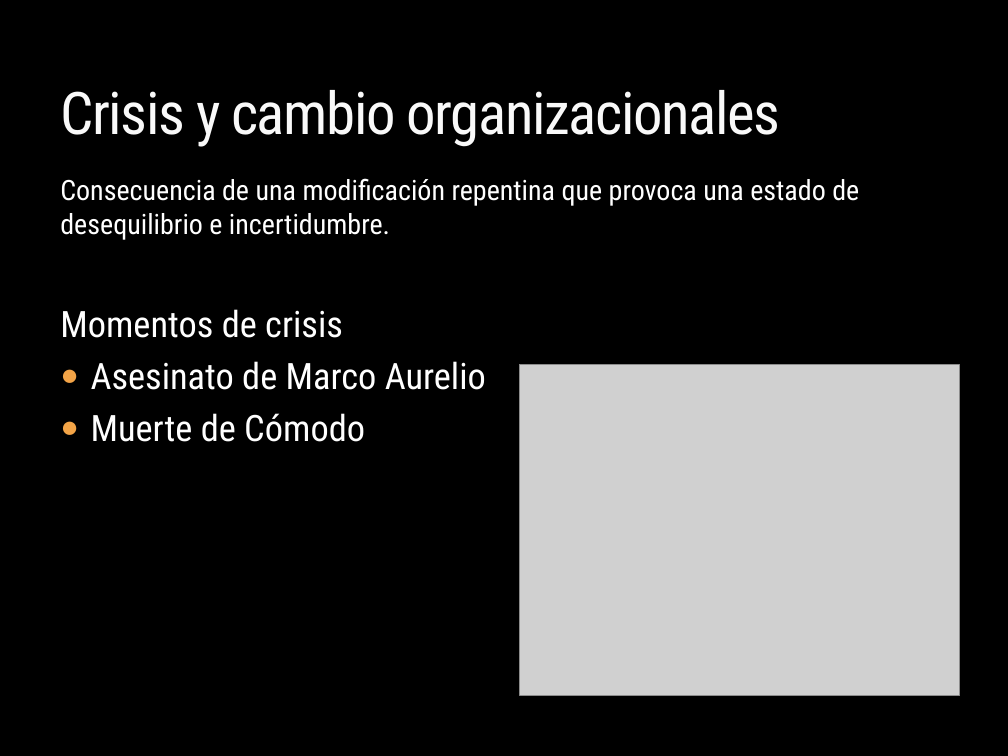
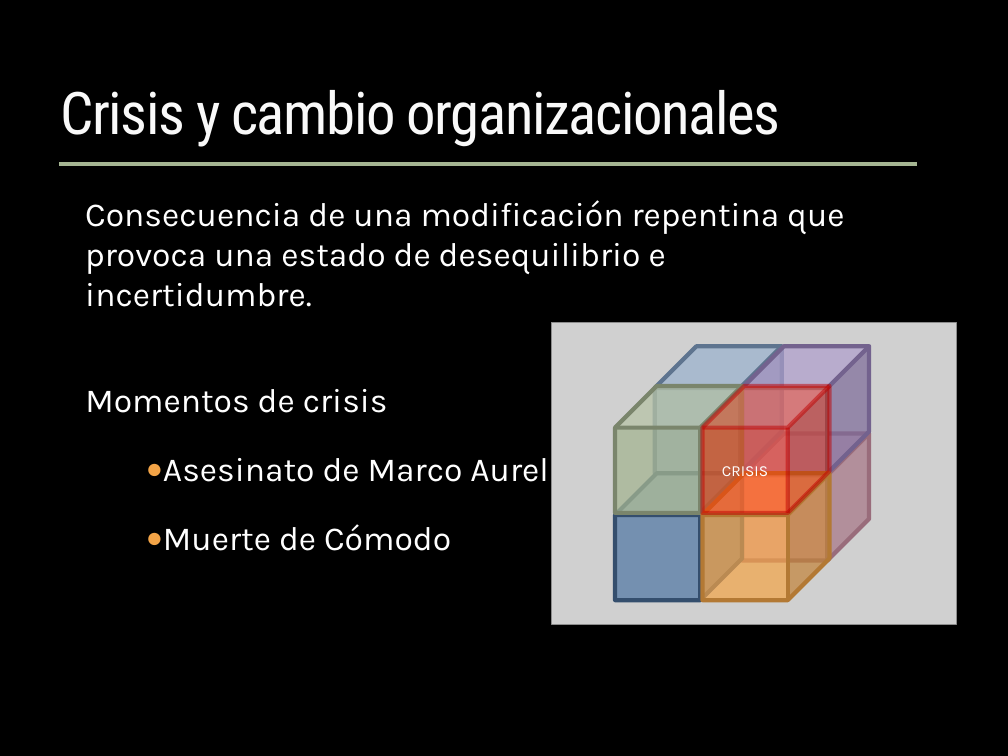
Before and after one commit to carlamadeo/proyectosfacultad, a slide deck: slide 11 of Administracion Gerencial/TP - Gladiator.pptx. Drawn at 1008x756 pixels with LibreOffice and Linux fonts; fonts in the diff are those of the drawing; grey boxes stand for pictures; background and template pictures are left out. Boxes give left, top, right and bottom in pixels: in the first picture for what was removed or moved away, otherwise in the second. Text is boxed around its words. In the diff, an @@ line names an element or a change of style, - is before the commit and + after.

```diff
--- a/Administracion Gerencial/TP - Gladiator.pptx
+++ b/Administracion Gerencial/TP - Gladiator.pptx
@@ line added from (59, 163) to (916, 163), #A5B592 3 pt @@
@@ text at [60,178,859,240]: paragraph removed @@
-Consecuencia de una modificación repentina que provoca una estado de desequilibrio e incertidumbre.
@@ text added at [85,200,844,307], 24 pt, text #FFFFFF @@
+Consecuencia de una modificación repentina que provoca una estado de desequilibrio e incertidumbre.
@@ picture: place and size @@
-picture at [520,365,961,696]
+picture at [551,323,957,624]
@@ text "Momentos de crisis": place and size @@
-text "Momentos de crisis" at [60,178,859,442]
+text "Momentos de crisis" at [85,389,577,551]
@@ text "Momentos de crisis" at [85,389,577,551]: size 26 to 24 pt, font Roboto Condensed to Karla; indent changed; line spacing 1 to 1.5 @@
@@ group added at [615,347,869,600]: 7 cubes @@
+CRISIS
```
Also in this commit, not shown: 7 other slides changed, 1 slide added, 1 slide removed, 1 other file.
